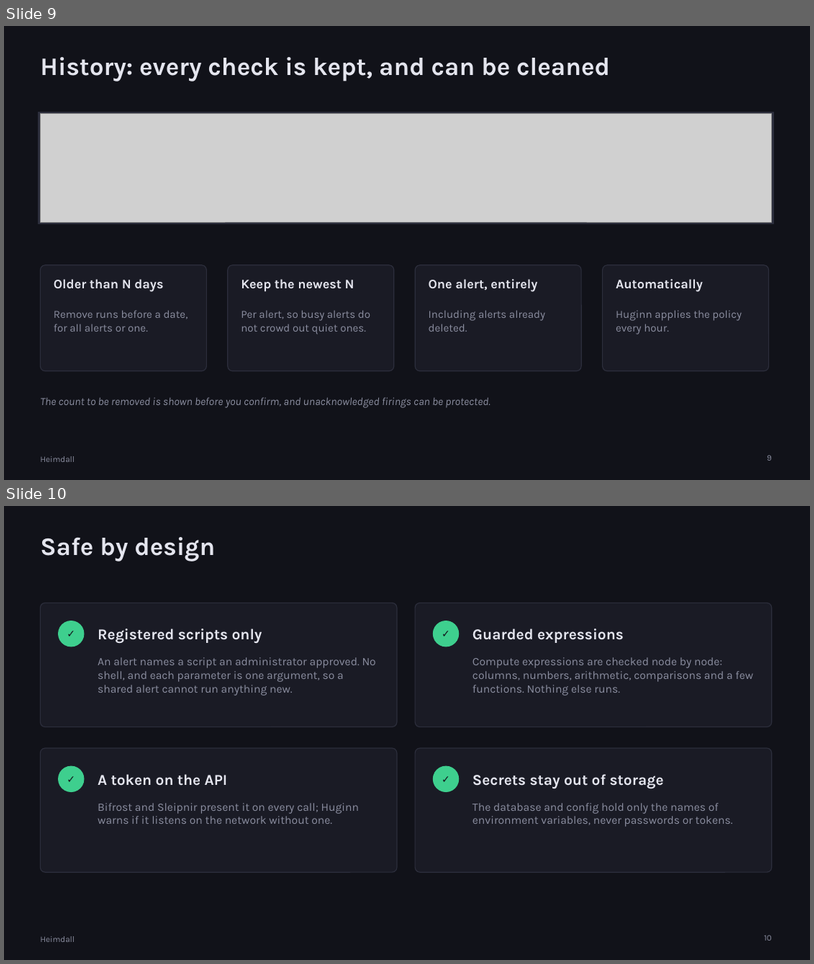
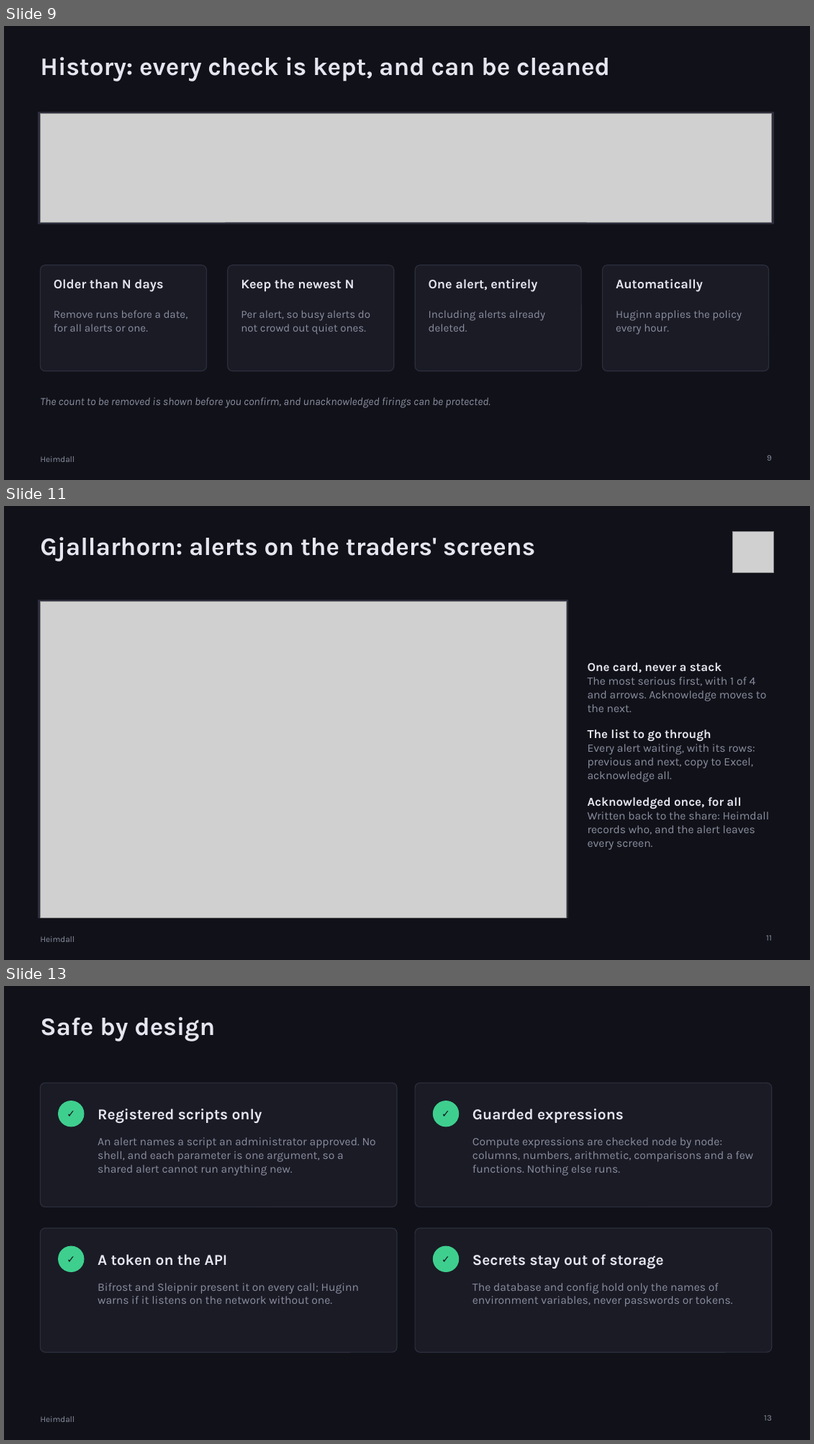
Before and after one commit to kas77000/heimdall, a slide deck: docs/presentation/Heimdall.pptx. Shown one above the other, each under a label of ours: slides 9 and 10 before the commit, slides 9, 11 and 13 after it; the slides between them are not shown. The pictures are 814x964 and 814x1444 pixels, drawn with LibreOffice and Linux fonts; fonts in the diff are those of the drawing; grey boxes stand for pictures. Boxes give left, top, right and bottom in pixels: in the first picture for what was removed or moved away, otherwise in the second. Text is boxed around its words. In the diff, an @@ line names an element or a change of style, - is before the commit and + after.

```diff
--- a/docs/presentation/Heimdall.pptx
+++ b/docs/presentation/Heimdall.pptx
@@ slide 11 added at bbox=[4, 506, 810, 960], background #111219; not listed: 1 template element that a slide beside it also shows @@
@@ title added at bbox=[40, 537, 535, 561], 30 pt, text #E4E5EE, bold @@
+Gjallarhorn: alerts on the traders' screens
@@ picture added at bbox=[733, 531, 774, 572] @@
@@ rectangle added at bbox=[39, 600, 568, 918], fill #2C2E3C, outline #2C2E3C 1 pt @@
@@ picture added at bbox=[40, 602, 566, 917] @@
@@ text added at bbox=[588, 662, 770, 849], 13.5 pt, text #8B8EA0 @@
+One card, never a stack
+The most serious first, with 1 of 4 and arrows. Acknowledge moves to the next.
+The list to go through
+Every alert waiting, with its rows: previous and next, copy to Excel, acknowledge all.
+Acknowledged once, for all
+Written back to the share: Heimdall records who, and the alert leaves every screen.
@@ page number added at bbox=[766, 935, 772, 940], 10 pt, text #8B8EA0 @@
+11
@@ what was slide 10 is now slide 13 @@
@@ page number at bbox=[764, 1414, 772, 1420]: text changed @@
-10
+13
```
Also in this commit, not shown: 5 slides changed, 2 other slides added, 27 other files.
